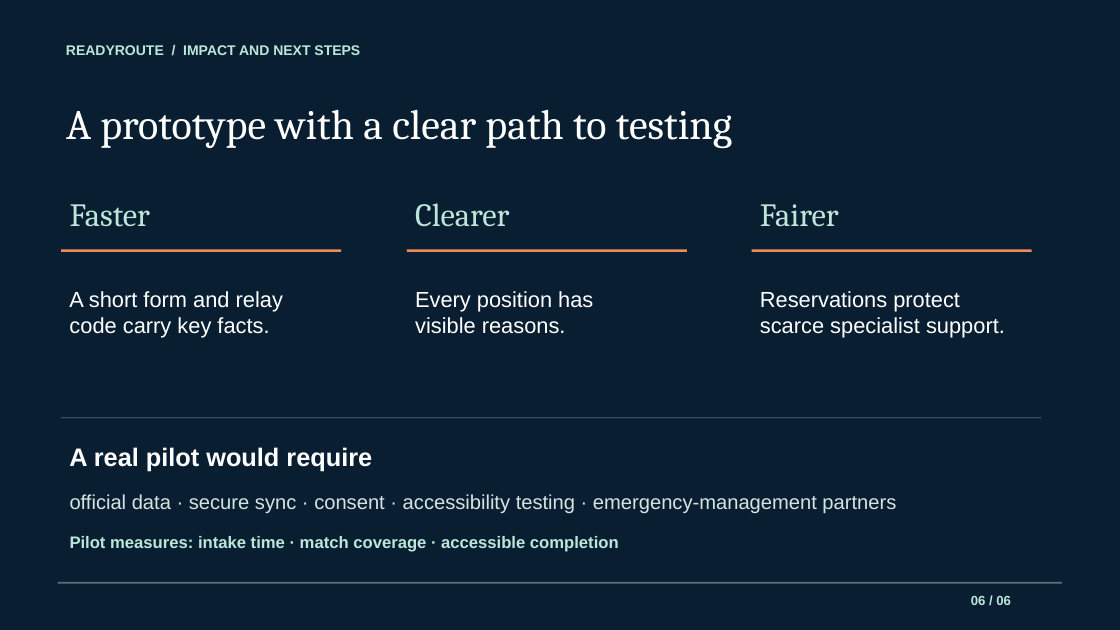
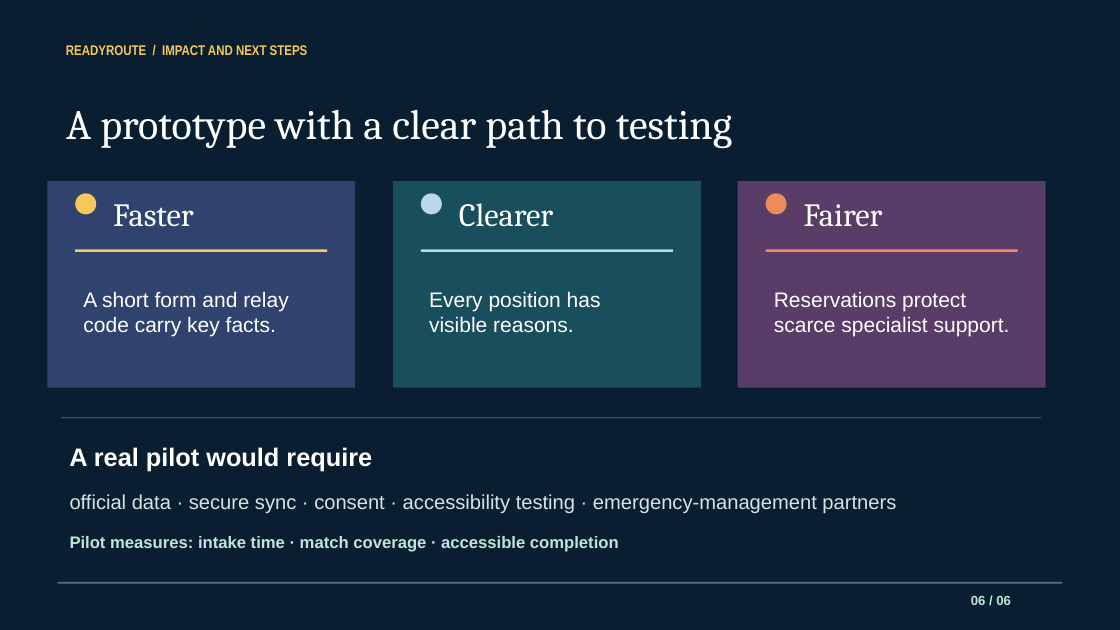
Before and after one commit to Amartya-J/ycs, a slide deck: slide 6 of ReadyRoute_presentation.pptx. Drawn at 1120x630 pixels with LibreOffice and Linux fonts; fonts in the diff are those of the drawing. Boxes give left, top, right and bottom in pixels: in the first picture for what was removed or moved away, otherwise in the second. Text is boxed around its words. In the diff, an @@ line names an element or a change of style, - is before the commit and + after.

```diff
--- a/ReadyRoute_presentation.pptx
+++ b/ReadyRoute_presentation.pptx
@@ text "READYROUTE / IMPACT AND NEXT ..." at [66,45,308,55]: font Arial to Arial Narrow, text colour #BCE6D9 to #F5C85C @@
@@ rectangle added at [47,181,355,388], fill #2F436E @@
@@ ellipse added at [76,193,97,214], fill #F5C85C @@
@@ text "Faster": place and size @@
-text "Faster" at [70,204,151,227]
+text "Faster" at [113,204,194,227]
@@ rectangle added at [393,181,702,388], fill #194E5C @@
@@ ellipse added at [421,193,442,214], fill #B9D9EB @@
@@ text colour #BCE6D9 to #FFFFFF in 3 elements at [113,204,194,227], [804,204,883,226], [459,203,553,227] @@
@@ text "Clearer": place and size @@
-text "Clearer" at [415,203,509,226]
+text "Clearer" at [459,203,553,227]
@@ rectangle added at [738,181,1046,388], fill #593D68 @@
@@ ellipse added at [765,193,786,214], fill #EF8B58 @@
@@ text "Fairer": place and size @@
-text "Fairer" at [760,204,839,226]
+text "Fairer" at [804,204,883,226]
@@ text "A short form and relay": place and size @@
-text "A short form and relay" at [69,291,283,338]
+text "A short form and relay" at [83,291,289,336]
@@ rectangle: place and size @@
-rectangle at [61,250,341,252]
+rectangle at [76,250,328,252]
@@ rectangle at [76,250,328,252]: fill #EF8B58 to #F5C85C @@
@@ size 18.8 to 18 pt in 3 elements at [774,291,1010,336], [83,291,289,336], [429,291,601,332] @@
@@ text "Every position has": place and size @@
-text "Every position has" at [415,291,593,334]
+text "Every position has" at [429,291,601,332]
@@ rectangle: place and size @@
-rectangle at [407,250,686,252]
+rectangle at [421,250,673,252]
@@ rectangle at [421,250,673,252]: fill #EF8B58 to #B9D9EB @@
@@ text "Reservations protect": place and size @@
-text "Reservations protect" at [760,291,1005,338]
+text "Reservations protect" at [774,291,1010,336]
@@ rectangle: place and size @@
-rectangle at [752,250,1032,252]
+rectangle at [765,250,1017,252]
```
Also in this commit, not shown: 5 other slides changed, 6 other files.
